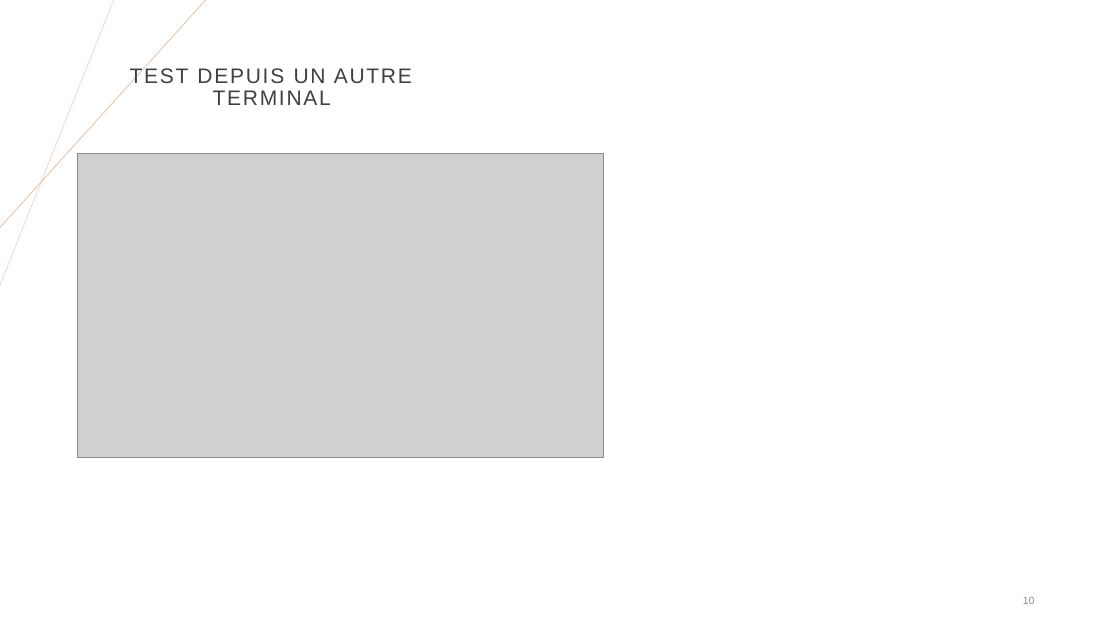
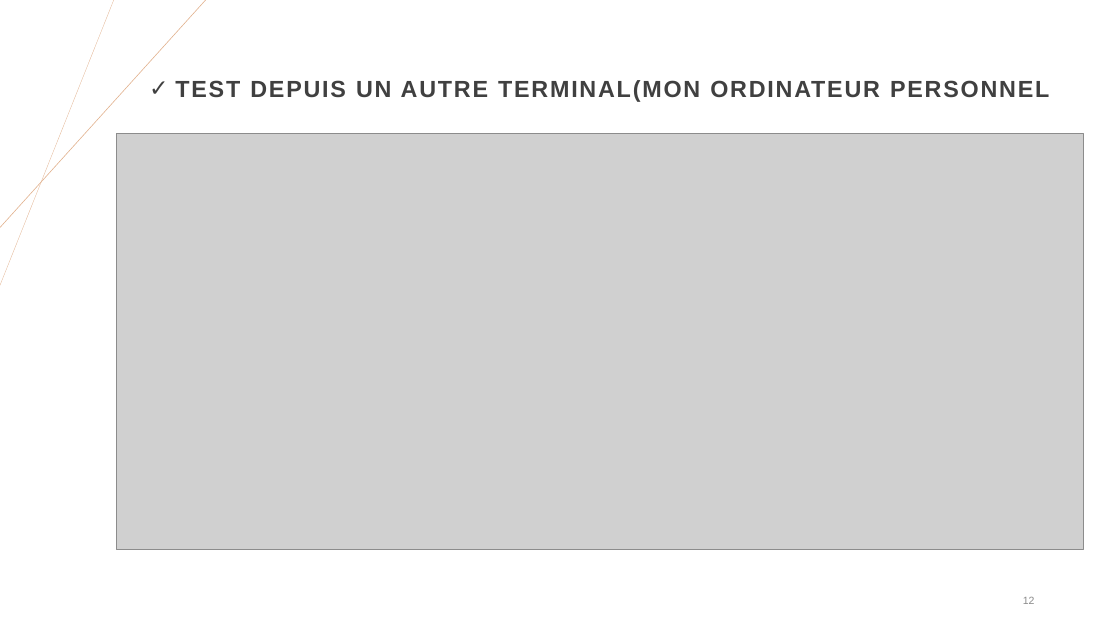
Before and after one commit to Christyy2/Projet-Final-ASI, a slide deck: slide 12 of Présentation-ASI.pptx (slide 10 before the commit). Drawn at 1120x630 pixels with LibreOffice and Linux fonts; fonts in the diff are those of the drawing; grey boxes stand for pictures. Boxes give left, top, right and bottom in pixels: in the first picture for what was removed or moved away, otherwise in the second. Text is boxed around its words. In the diff, an @@ line names an element or a change of style, - is before the commit and + after.

```diff
--- a/Présentation-ASI.pptx
+++ b/Présentation-ASI.pptx
@@ title at box(175, 80, 1049, 102): text changed; size 18 to 20 pt; bold on @@
-TEST DEPUIS UN AUTRE TERMINAL
+✓ TEST DEPUIS UN AUTRE TERMINAL(MON ORDINATEUR PERSONNEL
@@ picture: place and size @@
-picture at box(77, 153, 604, 457)
+picture at box(116, 134, 1083, 549)
@@ page number at box(1023, 597, 1035, 604): text changed @@
-10
+12
```
Also in this commit, not shown: 8 other slides changed, 6 slides added, 1 slide removed.
